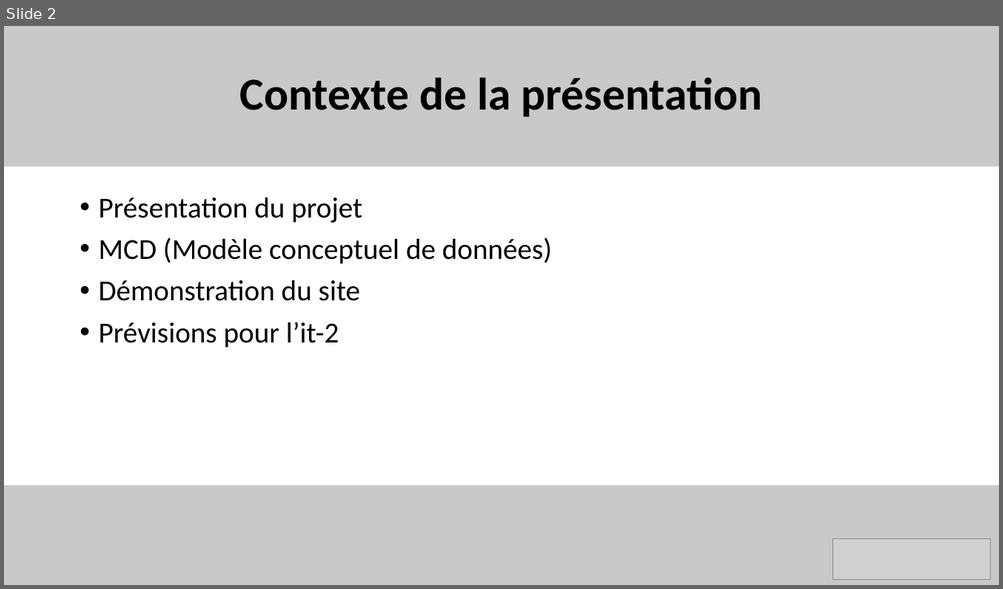
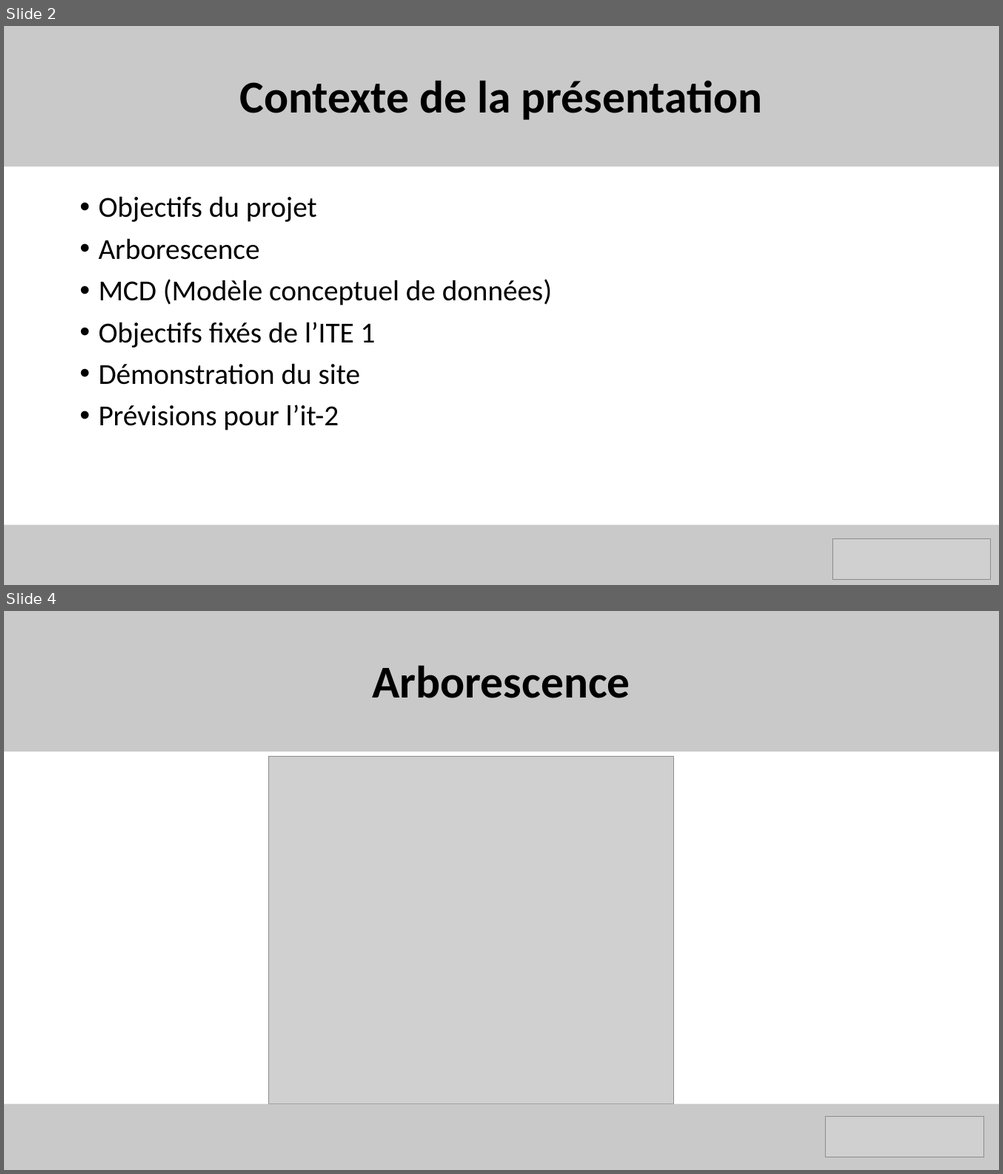
Before and after one commit to benjaminrodriguez/MemoCards, a slide deck: MemoCards_Ite1.pptx. Shown one above the other, each under a label of ours: slide 2 before the commit, slides 2 and 4 after it; the slides between them are not shown. The pictures are 1003x589 and 1003x1174 pixels, drawn with LibreOffice and Linux fonts; fonts in the diff are those of the drawing; grey boxes stand for pictures. Boxes give left, top, right and bottom in pixels: in the first picture for what was removed or moved away, otherwise in the second. Text is boxed around its words. In the diff, an @@ line names an element or a change of style, - is before the commit and + after.

```diff
--- a/MemoCards_Ite1.pptx
+++ b/MemoCards_Ite1.pptx
@@ slide 4 added at [4,611,999,1170], background #FFFFFF @@
@@ rectangle added at [4,611,999,752], fill #C9C9C9 @@
@@ text added at [372,665,629,698], 44 pt, text #000000, bold @@
+Arborescence
@@ picture added at [268,757,674,1105] @@
@@ rectangle added at [4,1104,999,1170], fill #C9C9C9 @@
@@ picture added at [825,1117,984,1157] @@
@@ slide 2 changed as well @@
@@ text "Contexte de la présentation" at [240,80,762,120]: line spacing 0.9 to 1 @@
@@ text at [99,196,317,260]: text changed @@
-• Présentation du projet
+• Objectifs du projet
+• Arborescence
@@ text at [99,322,375,348]: paragraph added @@
+• Objectifs fixés de l’ITE 1
@@ rectangle: place and size @@
-rectangle at [4,486,999,585]
+rectangle at [4,526,999,585]
```
Also in this commit, not shown: 5 other slides changed, 2 other slides added, 3 other files.
